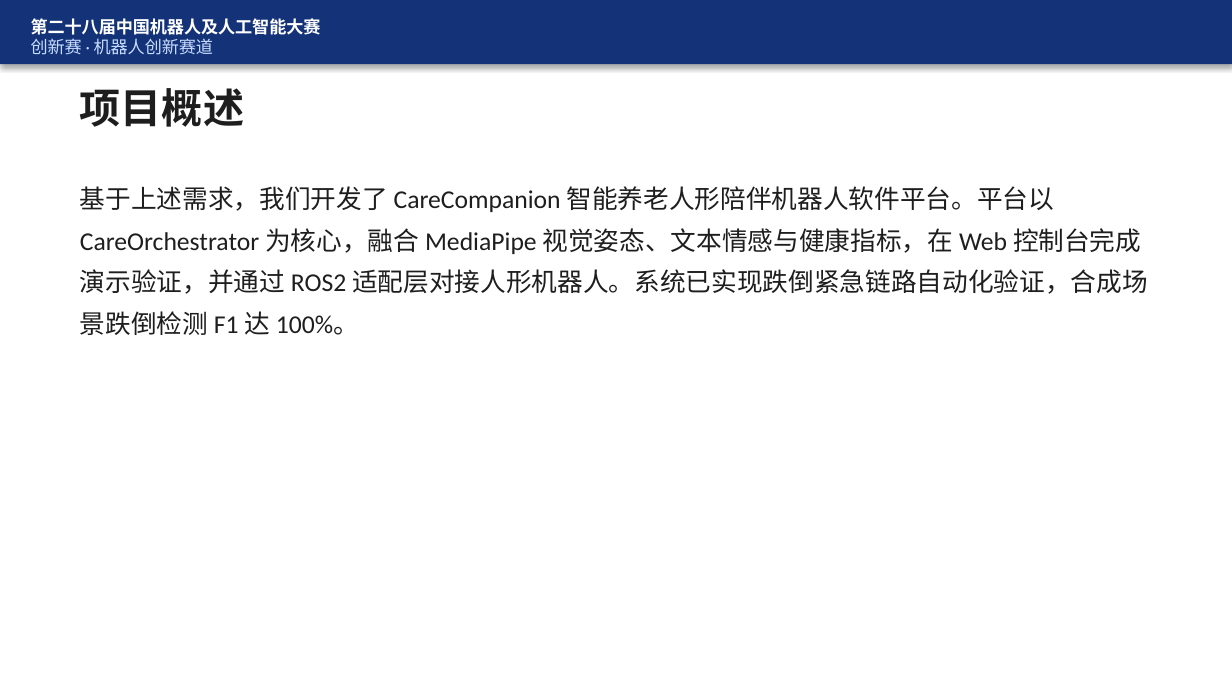
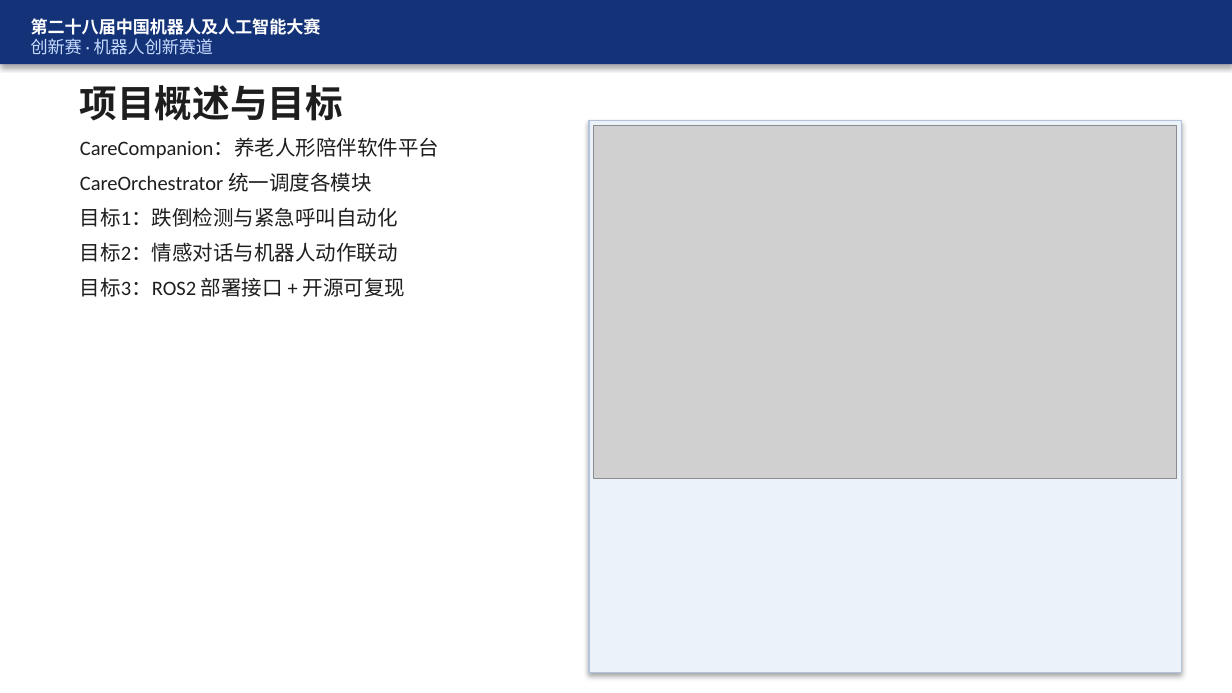
Before and after one commit to FBB123571/ElderCare-Humanoid-Platform, a slide deck: slide 7 of docs/答辩_CareCompanion.pptx (slide 6 before the commit). Drawn at 1232x693 pixels with LibreOffice and Linux fonts; fonts in the diff are those of the drawing; grey boxes stand for pictures. Boxes give left, top, right and bottom in pixels: in the first picture for what was removed or moved away, otherwise in the second. Text is boxed around its words. In the diff, an @@ line names an element or a change of style, - is before the commit and + after.

```diff
--- a/docs/答辩_CareCompanion.pptx
+++ b/docs/答辩_CareCompanion.pptx
@@ text at box(80, 85, 343, 121): text changed; size 24 to 22 pt @@
-项目概述
+项目概述与目标
@@ text at box(80, 138, 439, 297): text changed; size 15 to 12 pt @@
-基于上述需求，我们开发了 CareCompanion 智能养老人形陪伴机器人软件平台。平台以 CareOrchestrator 为核心，融合 MediaPipe 视觉姿态、文本情感与健康指标，在 Web 控制台完成演示验证，并通过 ROS2 适配层对接人形机器人。系统已实现跌倒紧急链路自动化验证，合成场景跌倒检测 F1 达 100%。
+CareCompanion：养老人形陪伴软件平台
+CareOrchestrator 统一调度各模块
+目标1：跌倒检测与紧急呼叫自动化
+目标2：情感对话与机器人动作联动
+目标3：ROS2 部署接口 + 开源可复现
@@ rectangle added at box(589, 121, 1181, 673), fill #EBF2FA, outline #B4C3DC 0.75 pt @@
@@ picture added at box(594, 126, 1177, 479) @@
```
Also in this commit, not shown: 20 other slides changed, 4 slides added, 2 slides removed, 16 other files.
